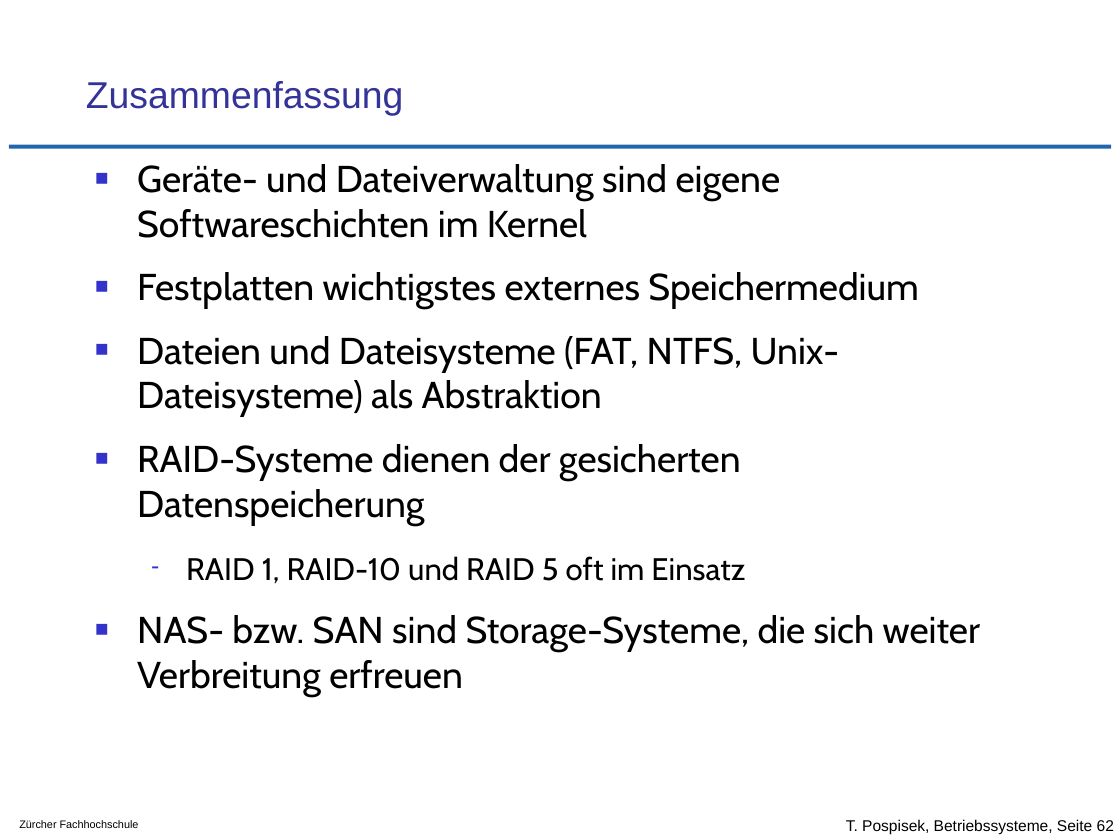
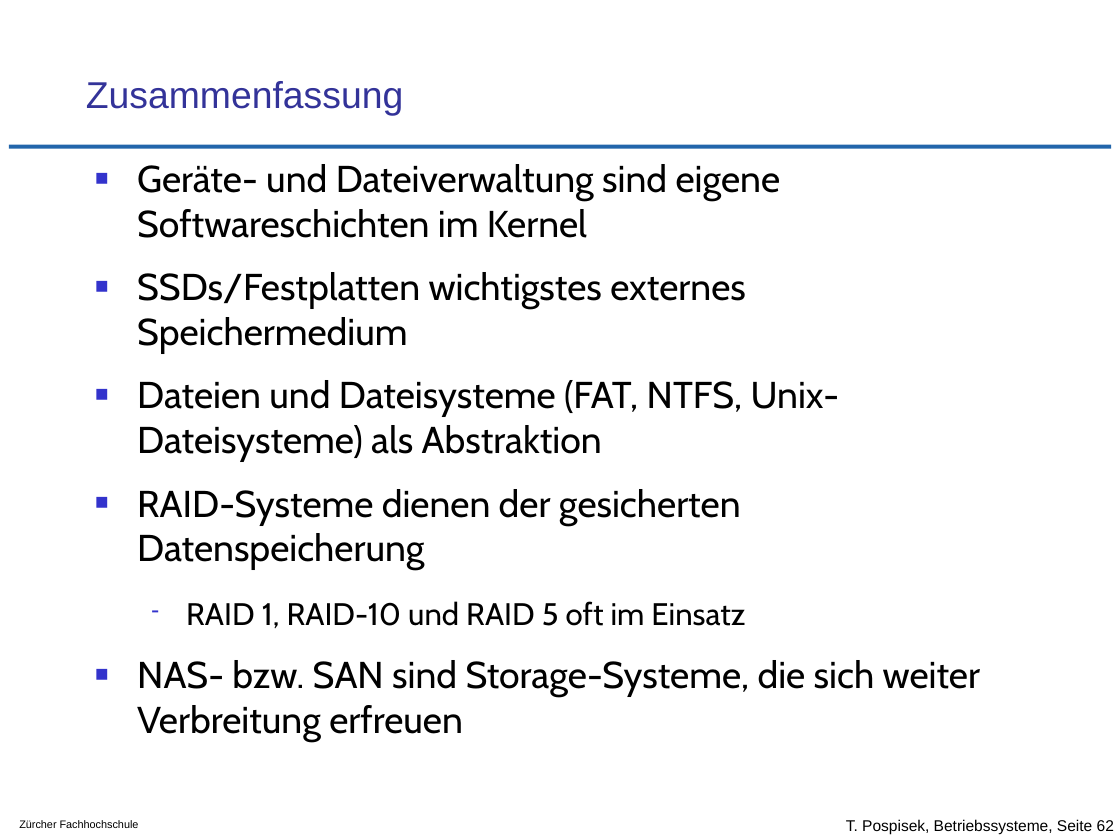
Before and after one commit to tpo/betriebssysteme, a slide deck: slide 62 of 12_Geraete_und_Dateiverwaltung.odp. Drawn at 1120x840 pixels with LibreOffice and Linux fonts; fonts in the diff are those of the drawing; background and template pictures are left out. Boxes give left, top, right and bottom in pixels: in the first picture for what was removed or moved away, otherwise in the second. Text is boxed around its words. In the diff, an @@ line names an element or a change of style, - is before the commit and + after.

Commit message:
HDs nicht mehr wichtigstes externes Speichermedium

```diff
--- a/12_Geraete_und_Dateiverwaltung.odp
+++ b/12_Geraete_und_Dateiverwaltung.odp
@@ text at box(137, 272, 746, 353): text changed @@
-■ Festplatten wichtigstes externes Speichermedium
+■ SSDs/Festplatten wichtigstes externes Speichermedium
```
Also in this commit, not shown: 1 other file.
